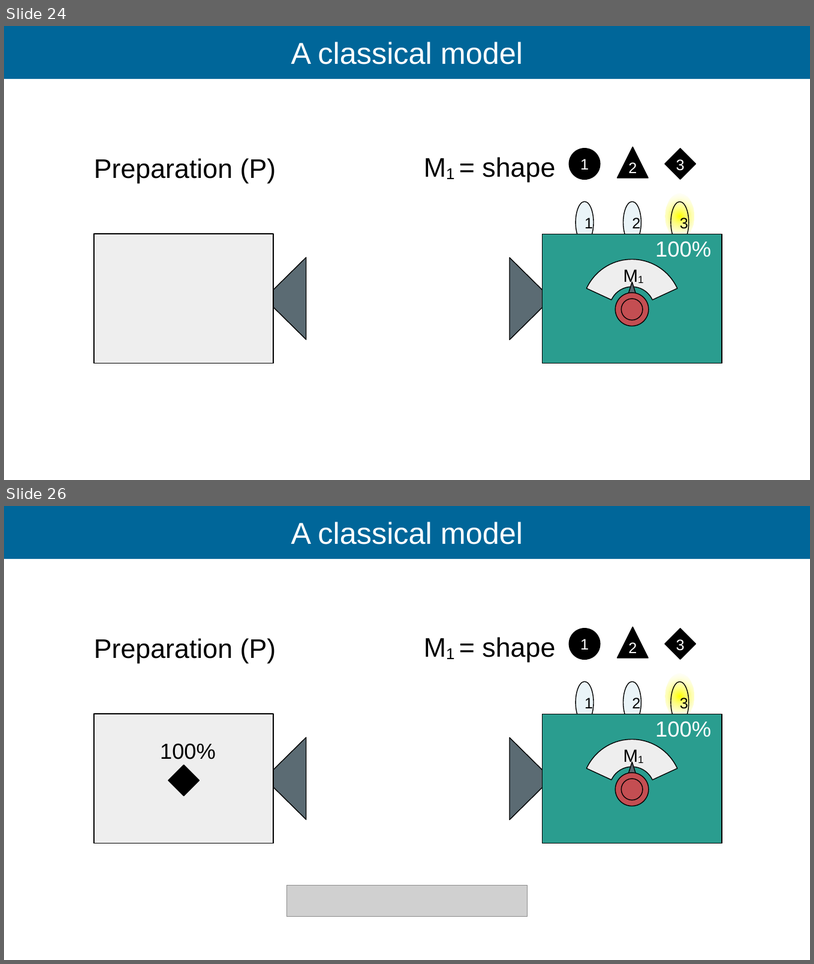
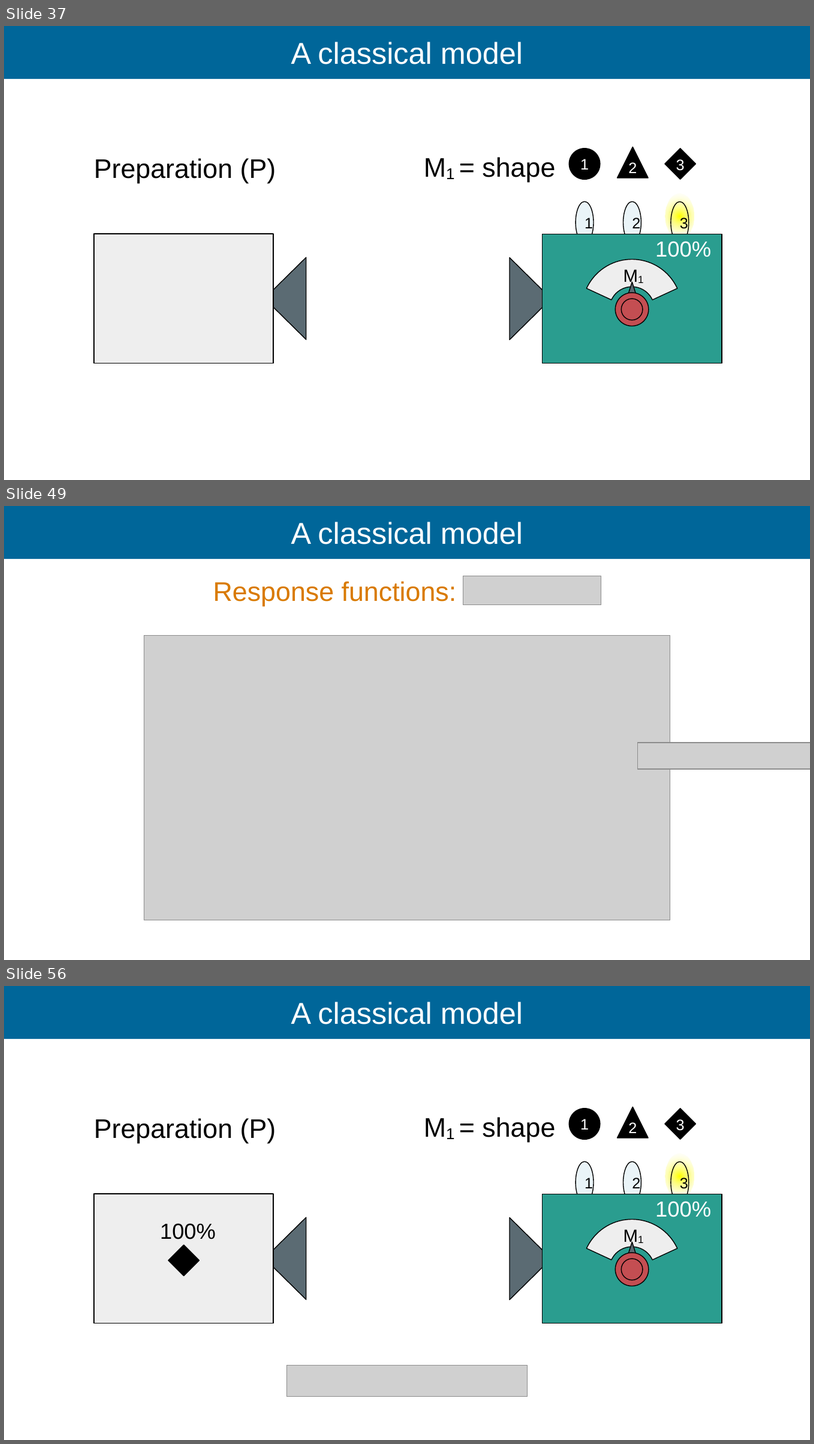
Before and after one commit to Ismaele-vincent/PhD, a slide deck: 2026/Talks/ILL Seminar/ILL seminar 2026.odp. Shown one above the other, each under a label of ours: slides 24 and 26 before the commit, slides 37, 49 and 56 after it; the slides between them are not shown. The pictures are 814x964 and 814x1444 pixels, drawn with LibreOffice and Linux fonts; fonts in the diff are those of the drawing; grey boxes stand for pictures; background and template pictures are left out. Boxes give left, top, right and bottom in pixels: in the first picture for what was removed or moved away, otherwise in the second. Text is boxed around its words. In the diff, an @@ line names an element or a change of style, - is before the commit and + after.

```diff
--- a/2026/Talks/ILL Seminar/ILL seminar 2026.odp
+++ b/2026/Talks/ILL Seminar/ILL seminar 2026.odp
@@ slide 49 added at bbox=[4, 506, 810, 960], background #FFFFFF; not listed: 1 template element that a slide beside it also shows @@
@@ title added at bbox=[291, 522, 523, 544], 36 pt, text #FFFFFF @@
+A classical model
@@ picture added at bbox=[463, 576, 600, 605] @@
@@ text added at bbox=[213, 581, 457, 606], 32 pt, text #D97A00 @@
+Response functions:
@@ picture added at bbox=[144, 636, 670, 919] @@
@@ picture added at bbox=[638, 742, 810, 769] @@
@@ what was slide 24 is now slide 37 @@
@@ what was slide 26 is now slide 56 @@
```
Also in this commit, not shown: 10 slides changed, 28 other slides added, 15 other files.
